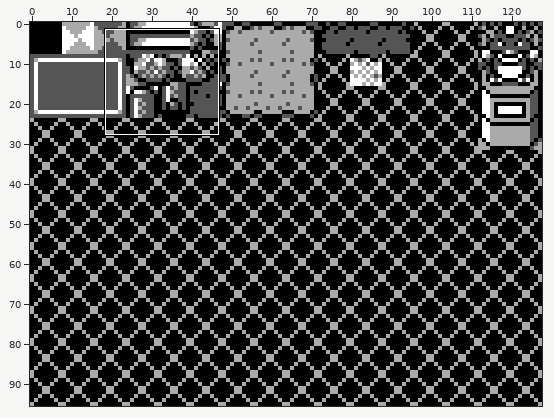
File history of a sprite sheet, gfx/tilesets/gym_1.png. The picture above shows the old version from afar; the outline marks the close-up.
Close-up. Before the commit:
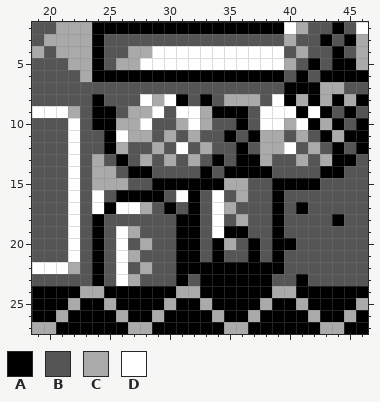
The file is 128x96 pixels. Shown: x 19..46, y 2..27.
Palette (. is transparent): A #000000  B #555555  C #aaaaaa  D #ffffff
Pixels before, first column x 19:
 2 BBCCCAAAAAAAAAAAAAAAADCBBABD
 3 BCCCCABBBBBBBBBBBBBBBCBBABAC
 4 CBCCCABBCCDDDDDDDDDDDBCBBABC
 5 BBBCCABCCDDDDDDDDDDDDCBABAAC
 6 BBBBCAAAAAAAAAAAAAAAABABAAAA
 7 BBBBBBBBBBBBBBBBBBBBBAAACCBB
 8 BBBBBABBBDCDABABCCCBDACACACA
 9 DDDCBAABCCDBDDCAAABDDDADABAB
10 BBBDBAACCDBBCDCBBABDDCDACABA
11 BBBDBBADCCBCBCBBABACCBCBACAA
12 BBBDBBACBBCBDBCBBABCCDBCBABA
13 BBBDBCBABCBCBCBABAACBBCBCAAB
14 BBBDBCCBAABBBBABAAAABBBBAABB
15 BBBDBCCCBBAAAAAACCBBAAAABBBB
16 BBBDBDBAAAABDABDBCBBABBBBBBB
17 BBBDBDADDCBABABDCBBBABABBBBB
18 BBBDBABBBBBBAABDBCBBABBBBABB
19 BBBDBABDCBBBAABDAABBABBBBBBB
20 BBBDBABDBCBBAABACBABAABBBBBB
21 BBBDBABDCBBBAABABBABABBBBBBB
22 DDDCBABDBCBBAAAAAAAAABBBBBBB
23 BBBBBABDCBBBABAAAAAABBABBBBB
24 AAAACCAAAAAACCAAAAAACCAAAAAA
25 AAACAACAAAACAACAAAACAACAAAAC
26 AACAAAACAACAAAACAACAAAACAACA
27 CCAAAAAACCAAAAAACCAAAAAACCAA
New version:
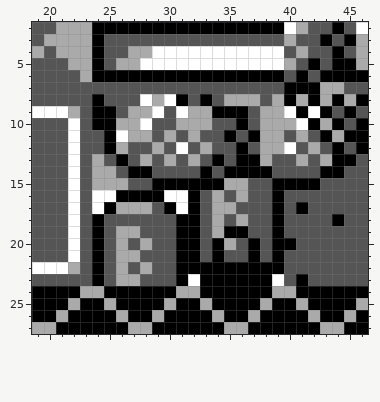
Commit: Added bridge support plus bridge in OreburghGym
Change:
y 8: x 39 D -> C
y 9..10: x 32 D -> C; x 38..39 DD -> CC
y 16: x 25 B -> D; x 30 B -> D; x 34 D -> C
y 17: x 26..27 DD -> CC; x 31 B -> D; x 34 D -> C
y 18: x 34 D -> C
y 19: x 26 D -> C; x 34 D -> C
y 20..22: x 26 D -> C
y 23: x 26 D -> C; x 32 B -> D; x 39 B -> D
Pixel boxes of the changes (left, top, right, bottom) in both close-ups:
changed: (260, 94, 284, 130)
changed: (188, 106, 200, 130)
changed: (104, 190, 224, 286)
changed: (272, 274, 284, 286)
